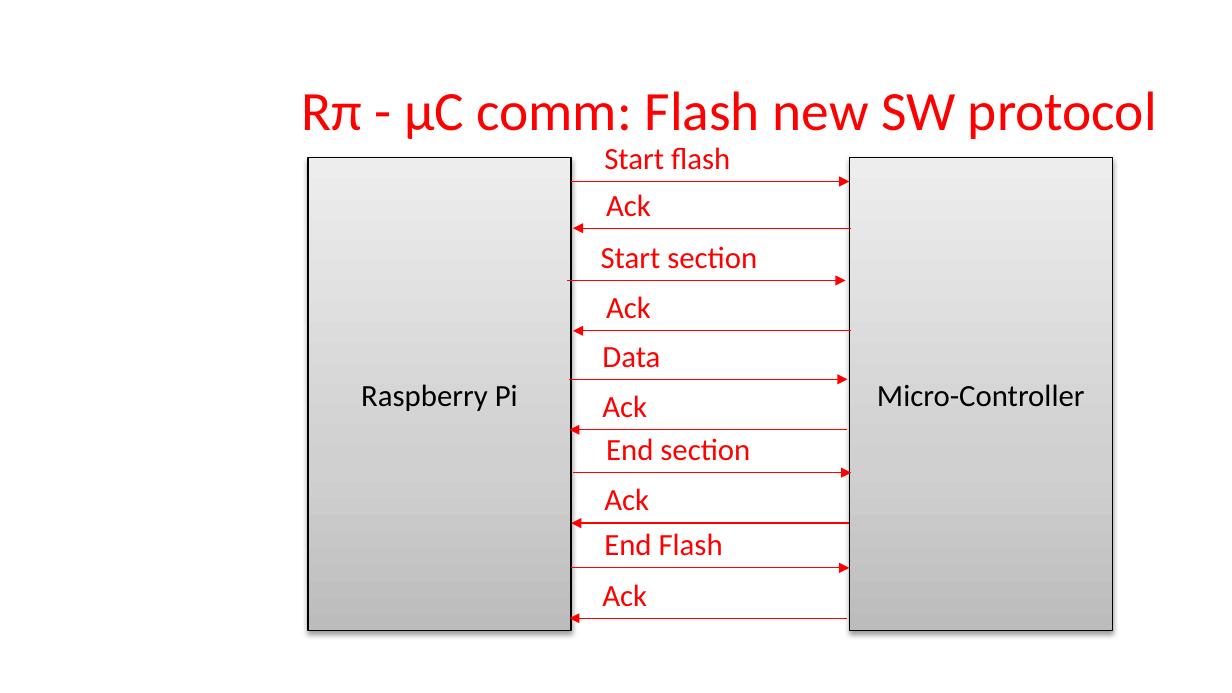
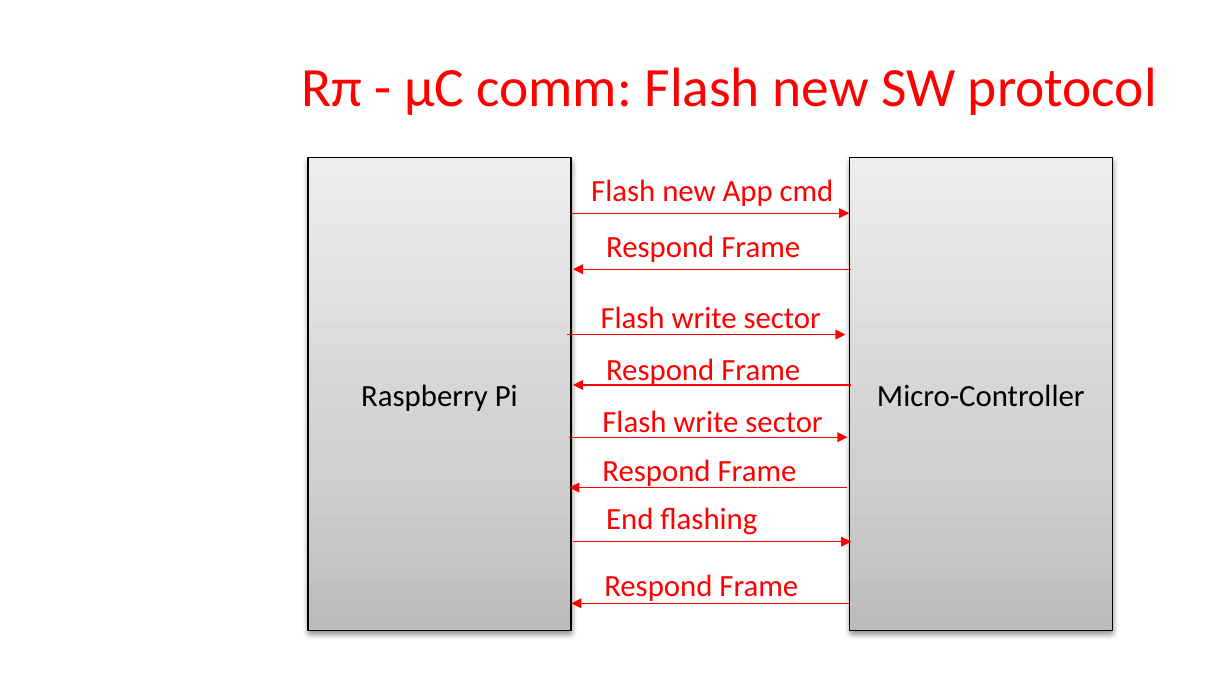
Before and after one commit to Marcelle-Samir/Firmware_Over_The_Air, a slide deck: slide 18 of Project proposal.pptx (slide 19 before the commit). Drawn at 1232x693 pixels with LibreOffice and Linux fonts; fonts in the diff are those of the drawing; background and template pictures are left out. Boxes give left, top, right and bottom in pixels: in the first picture for what was removed or moved away, otherwise in the second. Text is boxed around its words. In the diff, an @@ line names an element or a change of style, - is before the commit and + after.

```diff
--- a/Project proposal.pptx
+++ b/Project proposal.pptx
@@ title "Rπ - µC comm: Flash ...": place and size @@
-title "Rπ - µC comm: Flash ..." at [301, 91, 1157, 139]
+title "Rπ - µC comm: Flash ..." at [301, 67, 1157, 115]
@@ text at [591, 179, 834, 206]: text changed @@
-Start flash
+Flash new App cmd
@@ arrow moved from (572, 181) - (849, 181) to (572, 213) - (849, 213) @@
@@ text at [606, 235, 800, 262]: text changed @@
-Ack
+Respond Frame
@@ arrow moved from (851, 228) - (573, 228) to (851, 270) - (573, 270) @@
@@ text at [601, 306, 821, 335]: text changed @@
-Start section
+Flash write sector
@@ arrow moved from (568, 281) - (845, 281) to (568, 335) - (845, 335) @@
@@ text at [606, 358, 800, 386]: text changed @@
-Ack
+Respond Frame
@@ arrow moved from (851, 331) - (573, 331) to (851, 384) - (573, 384) @@
@@ text at [602, 410, 822, 438]: text changed @@
-Data
+Flash write sector
@@ arrow moved from (569, 379) - (848, 379) to (569, 437) - (848, 437) @@
@@ text at [602, 459, 797, 488]: text changed @@
-Ack
+Respond Frame
@@ arrow moved from (848, 430) - (569, 430) to (848, 488) - (569, 488) @@
@@ text at [606, 507, 757, 535]: text changed @@
-End section
+End flashing
@@ text removed at [604, 533, 723, 556] @@
-End Flash
@@ arrow removed from (572, 568) to (849, 568) @@
@@ arrow moved from (573, 473) - (851, 473) to (573, 542) - (851, 542) @@
@@ text removed at [602, 584, 647, 607] @@
-Ack
@@ text at [604, 574, 798, 604]: text changed @@
-Ack
+Respond Frame
@@ arrow removed from (848, 618) to (569, 618) @@
@@ arrow moved from (849, 524) - (572, 524) to (849, 604) - (572, 604) @@
```
Also in this commit, not shown: 16 other slides changed, 1 slide added, 3 slides removed.
